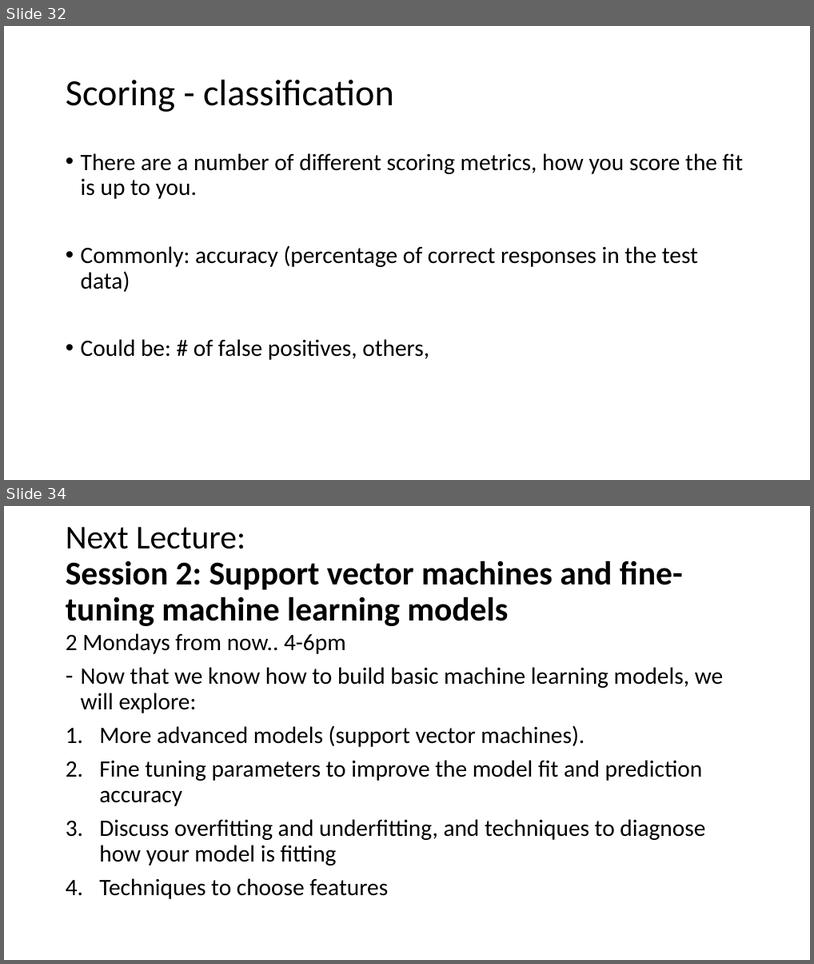
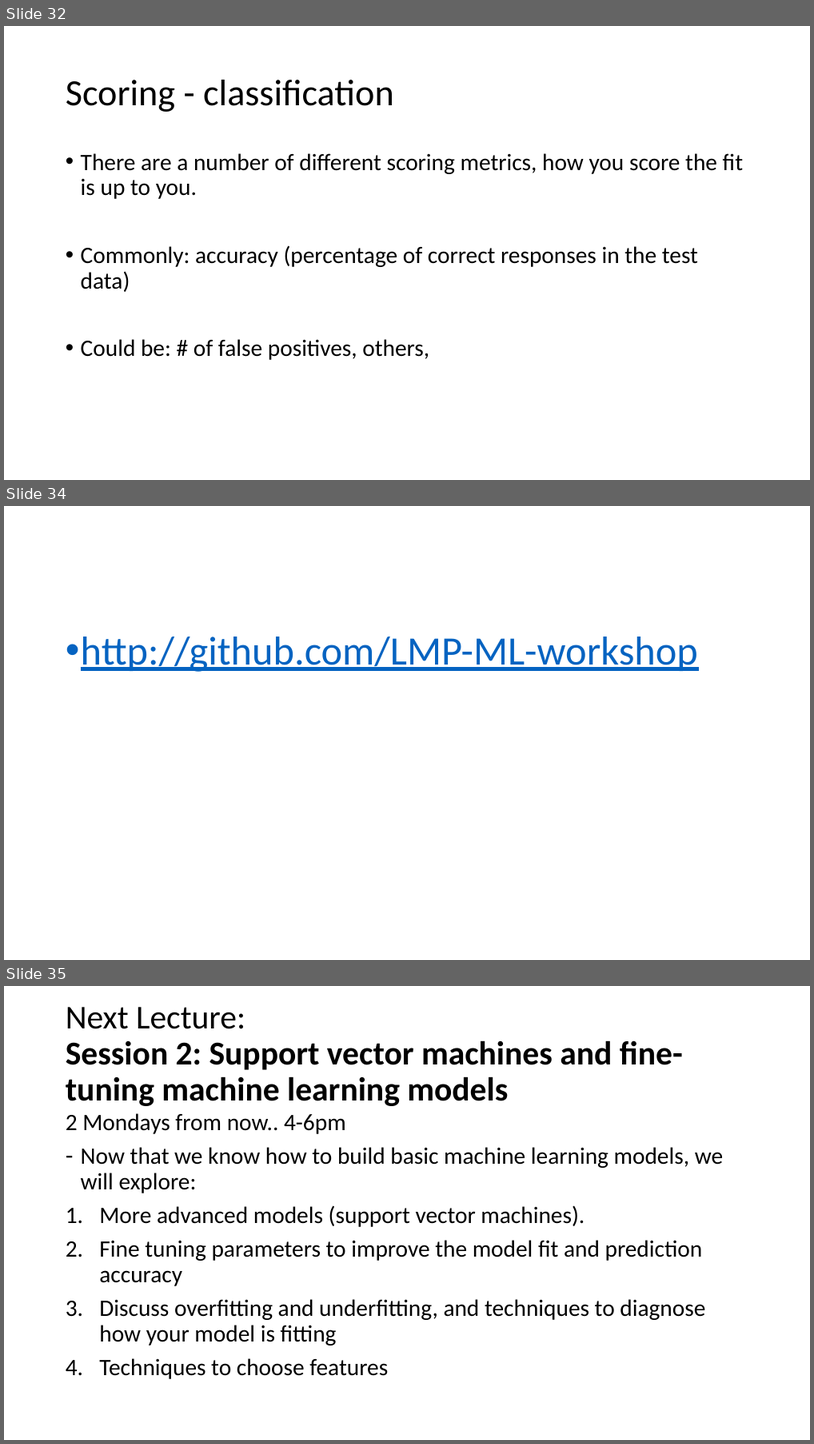
Before and after one commit to LMP-ML-workshop/ML_workshop_series, a slide deck: 19-5-26__ML_workshop_week1.pptm. Shown one above the other, each under a label of ours: slides 32 and 34 before the commit, slides 32, 34 and 35 after it; the slides between them are not shown. The pictures are 814x964 and 814x1444 pixels, drawn with LibreOffice and Linux fonts; fonts in the diff are those of the drawing. Boxes give left, top, right and bottom in pixels: in the first picture for what was removed or moved away, otherwise in the second. Text is boxed around its words. In the diff, an @@ line names an element or a change of style, - is before the commit and + after.

Commit message:
complete week 2 powerpoint and coding lesson

```diff
--- a/19-5-26__ML_workshop_week1.pptm
+++ b/19-5-26__ML_workshop_week1.pptm
@@ slide 34 added at (4,506,810,960), background #FFFFFF @@
@@ text added at (81,636,698,672), 48 pt, text #0563C1, underline @@
+• http://github.com/LMP-ML-workshop
@@ what was slide 34 is now slide 35 @@
```
Also in this commit, not shown: 2 other files.
